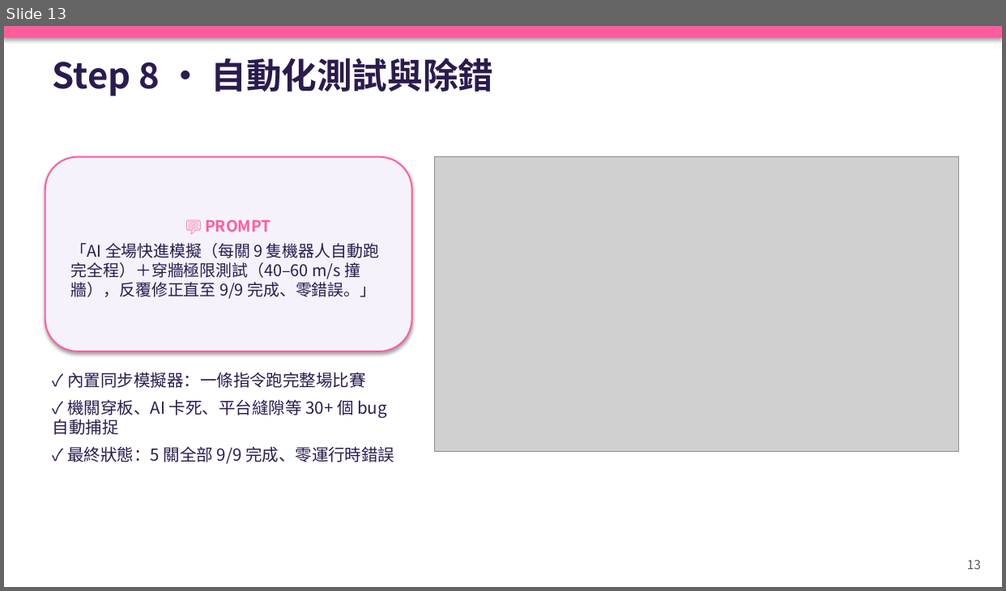
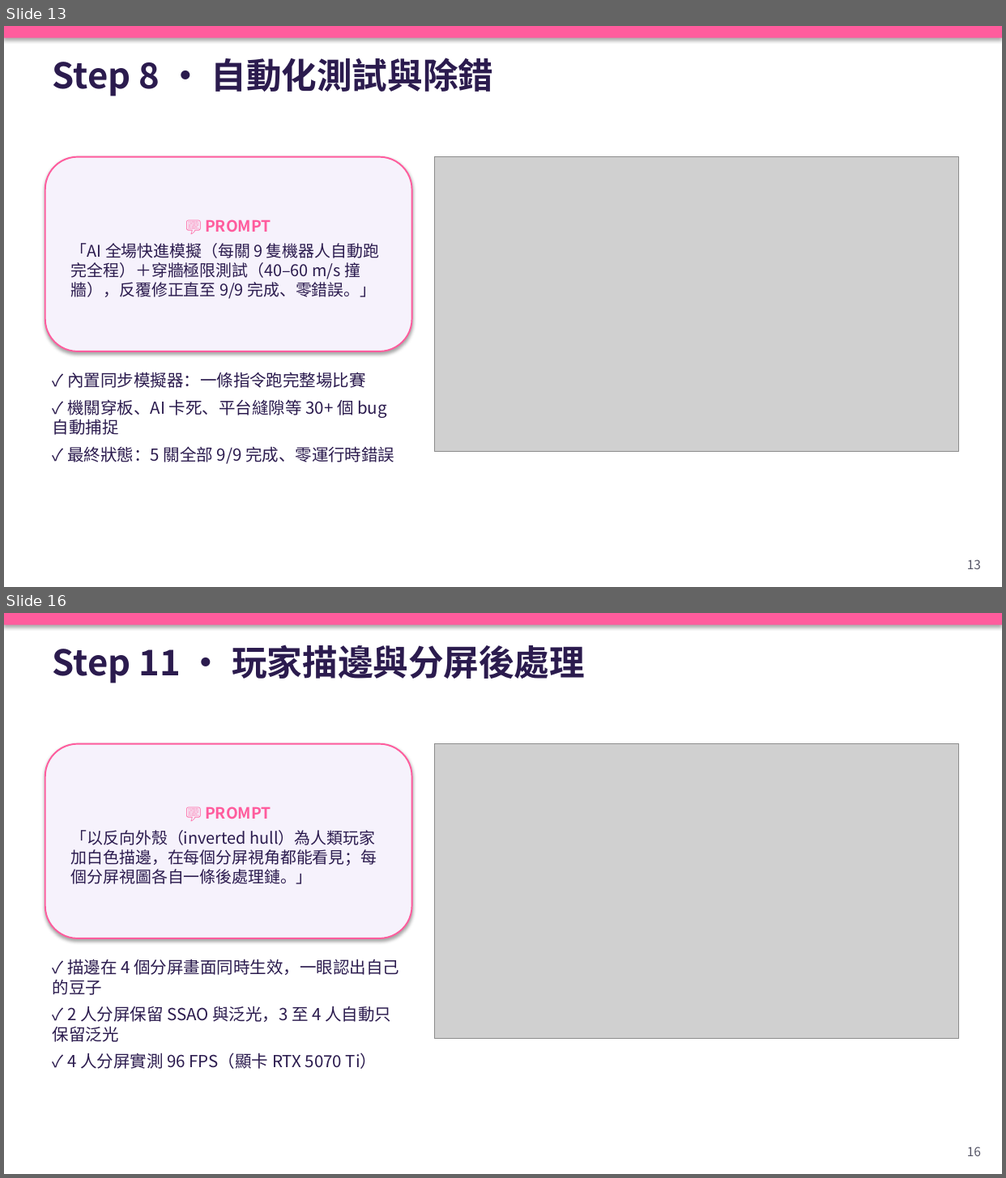
Before and after one commit to chengkaho98-svg/Mini3Dgame, a slide deck: 糖糖大亂鬥_AI開發Playbook.pptx. Shown one above the other, each under a label of ours: slide 13 before the commit, slides 13 and 16 after it; the slides between them are not shown. The pictures are 1006x591 and 1006x1178 pixels, drawn with LibreOffice and Linux fonts; fonts in the diff are those of the drawing; grey boxes stand for pictures. Boxes give left, top, right and bottom in pixels: in the first picture for what was removed or moved away, otherwise in the second. Text is boxed around its words. In the diff, an @@ line names an element or a change of style, - is before the commit and + after.

Commit message:
Fix edge-bumper wedge; cheaper split post FX; fairer win%; Playbook extended to 20 slides (ZH+EN)
Bumpers (E1)
- Root cause of the remaining 34 wedged cases: 7 bumpers stuck out past the
  road rail, so a player clamped on the rail touched the ball's outer face and
  the round push-out pinned them against the wall. Pulled them in so the ball
  edge sits ~0.3m inside the rail.
- Same 168-case matrix (8 clusters x 3 starts x 7 inputs): 134/168 -> 168/168,
  0 wedged, 0 falls. Average bumps through a cluster dropped (L1 c2: 9.5 -> 2.3).

Split-screen post FX (corrects an earlier claim)
- Measured properly with GPU sync: 4-view split with SSAO on every view was
  15.8ms, not the 60 FPS reported before. SSAO now runs only with up to 2
  views; 3-4 views keep bloom. 4-way split: 10.4ms (96 FPS on RTX 5070 Ti).

Win% (analytics.js)
- Softmax temperature now widens early and tightens late: mid-race nobody
  reads 0% (was 5 of 8 racers at 0% seconds after the start).
- Once someone has finished first, still-running racers can no longer show
  100% (only the winner keeps it).

Playbook: +5 steps (game feel, lighting/materials, outlines+split post FX,
test matrix, win% + local-LLM commentator), + analytics architecture diagram,
refreshed results. 14 -> 20 slides, ZH and EN. Visual gate 20/20 on both.
Step 9 and Step 12 reuse earlier screenshots.

Verified: bumper matrix 168/168; all 5 levels 9/9 bots; zero runtime errors.

```diff
--- a/糖糖大亂鬥_AI開發Playbook.pptx
+++ b/糖糖大亂鬥_AI開發Playbook.pptx
@@ slide 16 added at (4, 613, 1002, 1174), background #FFFFFF @@
@@ rectangle added at (4, 613, 1002, 625), fill #FF5C9D @@
@@ text added at (53, 645, 585, 683), 34 pt, text #2B1B4E, bold @@
+Step 11 · 玩家描邊與分屏後處理
@@ rounded rectangle added at (45, 744, 412, 939), fill #F6F2FC, outline #FF5C9D 1.5 pt, 15.5 pt, text #2B1B4E @@
+💬 PROMPT
+「以反向外殼（inverted hull）為人類玩家加白色描邊，在每個分屏視角都能看見；每個分屏視圖各自一條後處理鏈。」
@@ picture added at (434, 744, 958, 1039) @@
@@ text added at (53, 959, 399, 1069), 16 pt, text #2B1B4E @@
+✓ 描邊在 4 個分屏畫面同時生效，一眼認出自己的豆子
+✓ 2 人分屏保留 SSAO 與泛光，3 至 4 人自動只保留泛光
+✓ 4 人分屏實測 96 FPS（顯卡 RTX 5070 Ti）
@@ text added at (967, 1147, 981, 1157), 12 pt, text #555566 @@
+16
```
Also in this commit, not shown: 2 slides changed, 5 other slides added, 25 other files.
